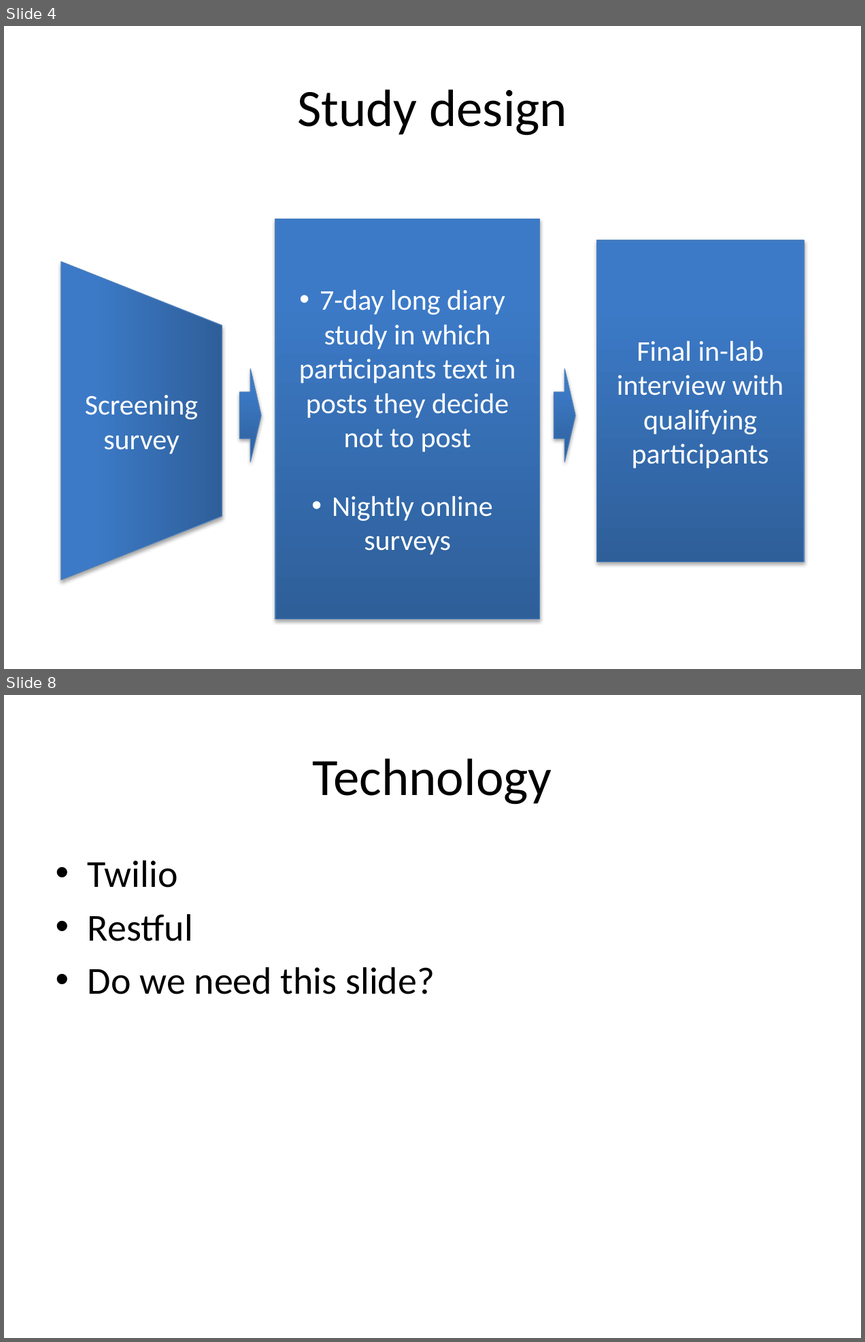
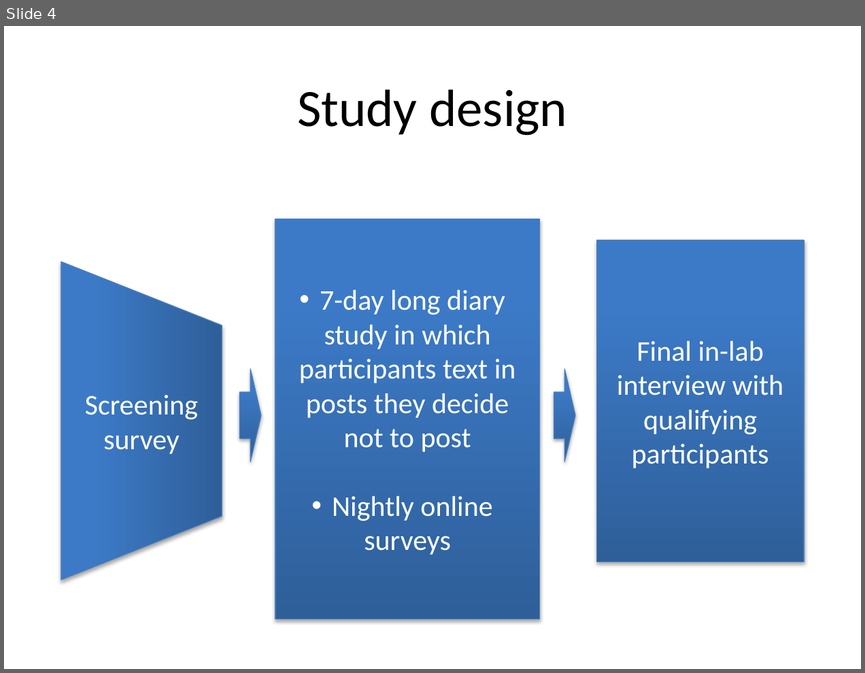
Before and after one commit to scyrusk/UPSFacebookFriendGrouping, a slide deck: ProgressReport/20111101ProgRepPresv1.pptx. Shown one above the other, each under a label of ours: slides 4 and 8 before the commit, slide 4 after it; the slides between them are not shown. The pictures are 865x1342 and 865x673 pixels, drawn with LibreOffice and Linux fonts; fonts in the diff are those of the drawing. Boxes give left, top, right and bottom in pixels: in the first picture for what was removed or moved away, otherwise in the second. Text is boxed around its words. In the diff, an @@ line names an element or a change of style, - is before the commit and + after.

```diff
--- a/ProgressReport/20111101ProgRepPresv1.pptx
+++ b/ProgressReport/20111101ProgRepPresv1.pptx
@@ slide 8 removed at (x1=4, y1=695, x2=861, y2=1338), background #FFFFFF @@
@@ title removed at (x1=313, y1=758, x2=552, y2=804) @@
-Technology
@@ text removed at (x1=88, y1=860, x2=434, y2=994) @@
-• Twilio
-• Restful
-• Do we need this slide?
```
Also in this commit, not shown: 5 slides changed, 2 slides added.
